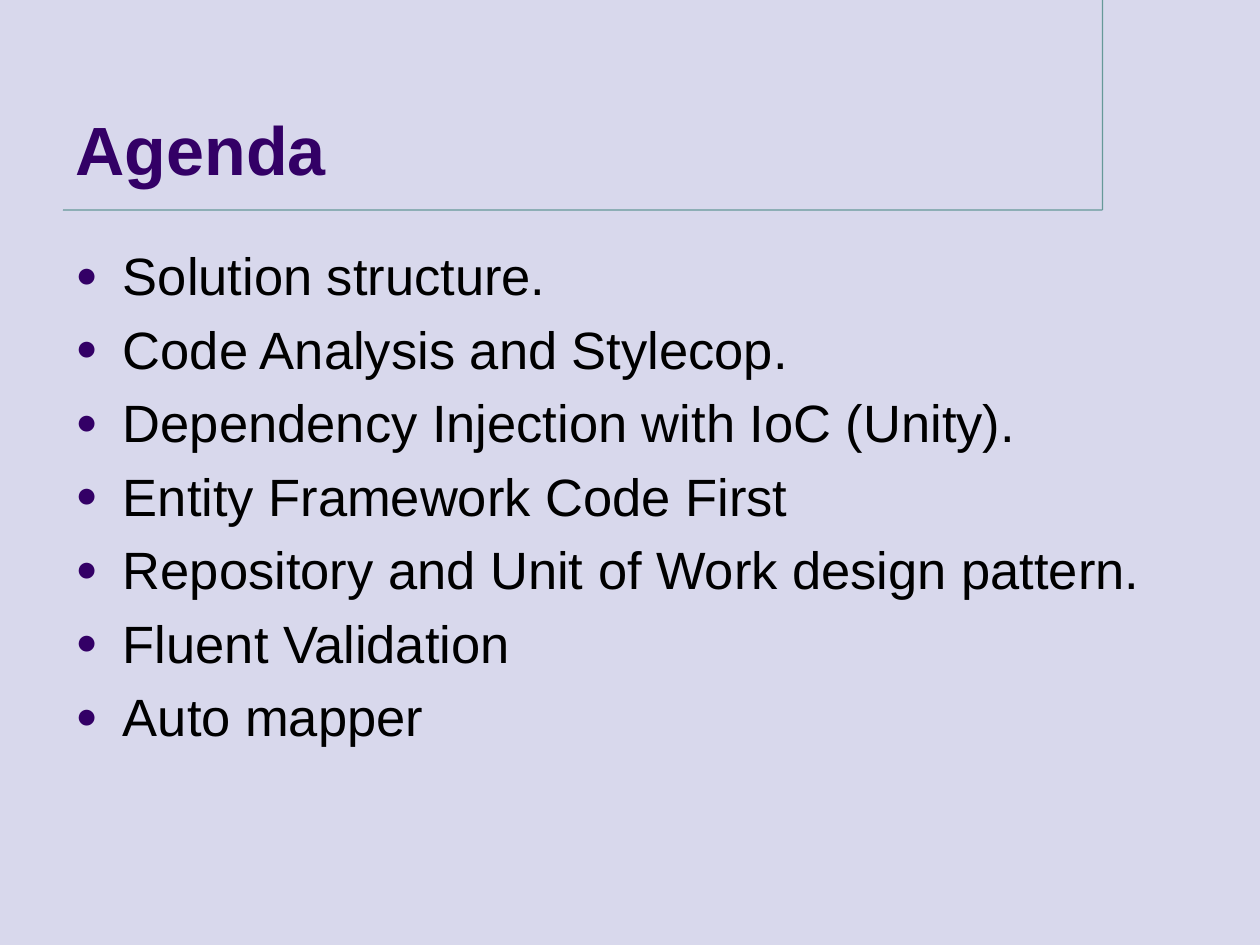
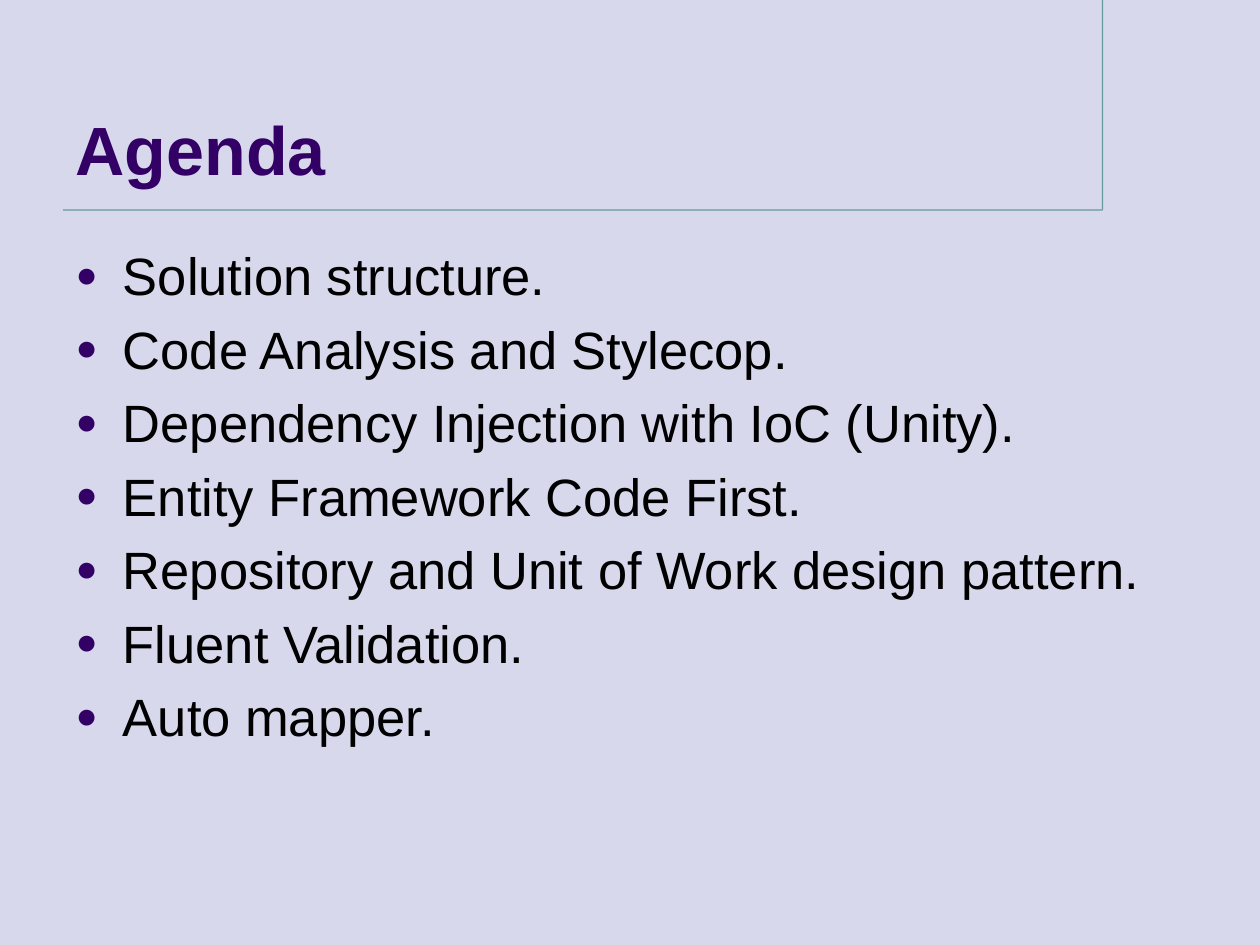
Before and after one commit to goldytech/QTec-II, a slide deck: slide 2 of QTec/Presentation.pptx. Drawn at 1260x945 pixels with LibreOffice and Linux fonts; fonts in the diff are those of the drawing; background and template pictures are left out. Boxes give left, top, right and bottom in pixels: in the first picture for what was removed or moved away, otherwise in the second. Text is boxed around its words. In the diff, an @@ line names an element or a change of style, - is before the commit and + after.

```diff
--- a/QTec/Presentation.pptx
+++ b/QTec/Presentation.pptx
@@ text at (x1=123, y1=478, x2=801, y2=527): text changed @@
-● Entity Framework Code First
+● Entity Framework Code First.
@@ text at (x1=123, y1=625, x2=524, y2=747): text changed @@
-● Fluent Validation
-● Auto mapper
+● Fluent Validation.
+● Auto mapper.
```
Also in this commit, not shown: 2 other slides changed, 17 other files.
